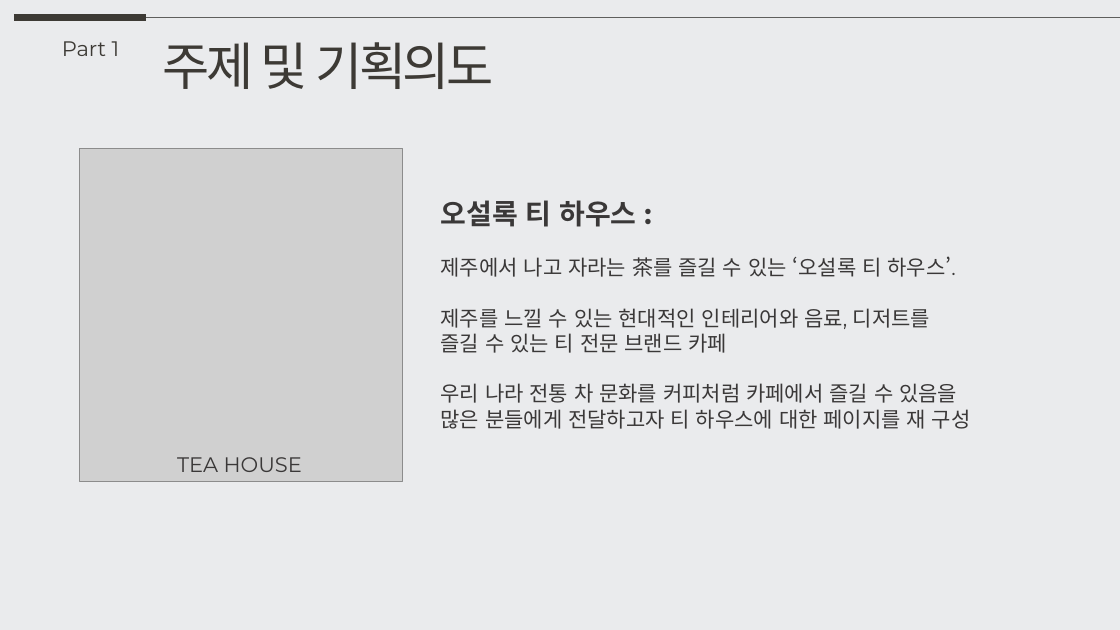
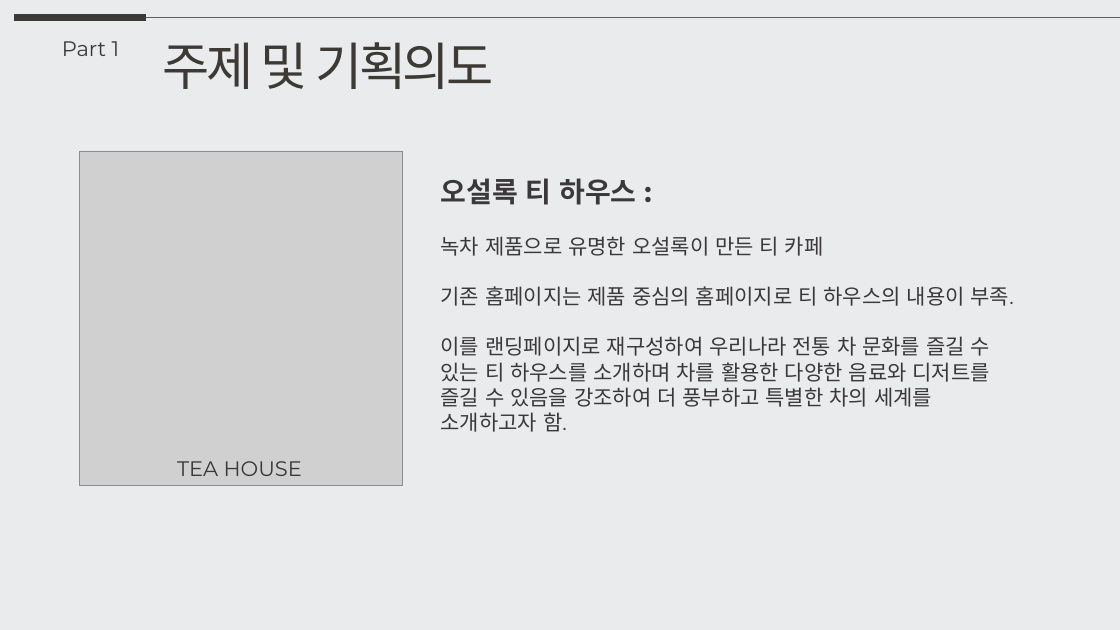
Before and after one commit to Kimeunryeong/Osulloc, a slide deck: slide 4 of osulloc.pptx. Drawn at 1120x630 pixels with LibreOffice and Linux fonts; fonts in the diff are those of the drawing; grey boxes stand for pictures. Boxes give left, top, right and bottom in pixels: in the first picture for what was removed or moved away, otherwise in the second. Text is boxed around its words. In the diff, an @@ line names an element or a change of style, - is before the commit and + after.

```diff
--- a/osulloc.pptx
+++ b/osulloc.pptx
@@ picture: place and size @@
-picture at [80, 148, 403, 481]
+picture at [80, 152, 403, 486]
@@ text "오설록 티 하우스 :": place and size @@
-text "오설록 티 하우스 :" at [441, 200, 971, 429]
+text "오설록 티 하우스 :" at [441, 178, 1014, 432]
@@ text at [441, 236, 1014, 432]: text changed @@
-제주에서 나고 자라는 茶를 즐길 수 있는 ‘오설록 티 하우스’.
-제주를 느낄 수 있는 현대적인 인테리어와 음료, 디저트를
-즐길 수 있는 티 전문 브랜드 카페
-우리 나라 전통 차 문화를 커피처럼 카페에서 즐길 수 있음을
-많은 분들에게 전달하고자 티 하우스에 대한 페이지를 재 구성
+녹차 제품으로 유명한 오설록이 만든 티 카페
+기존 홈페이지는 제품 중심의 홈페이지로 티 하우스의 내용이 부족.
+이를 랜딩페이지로 재구성하여 우리나라 전통 차 문화를 즐길 수 있는 티 하우스를 소개하며 차를 활용한 다양한 음료와 디저트를 즐길 수 있음을 강조하여 더 풍부하고 특별한 차의 세계를 소개하고자 함.
@@ text "TEA HOUSE": place and size @@
-text "TEA HOUSE" at [177, 457, 302, 472]
+text "TEA HOUSE" at [177, 461, 302, 476]
```
Also in this commit, not shown: 3 other slides changed, 7 slides added, 1 slide removed, 11 other files.
